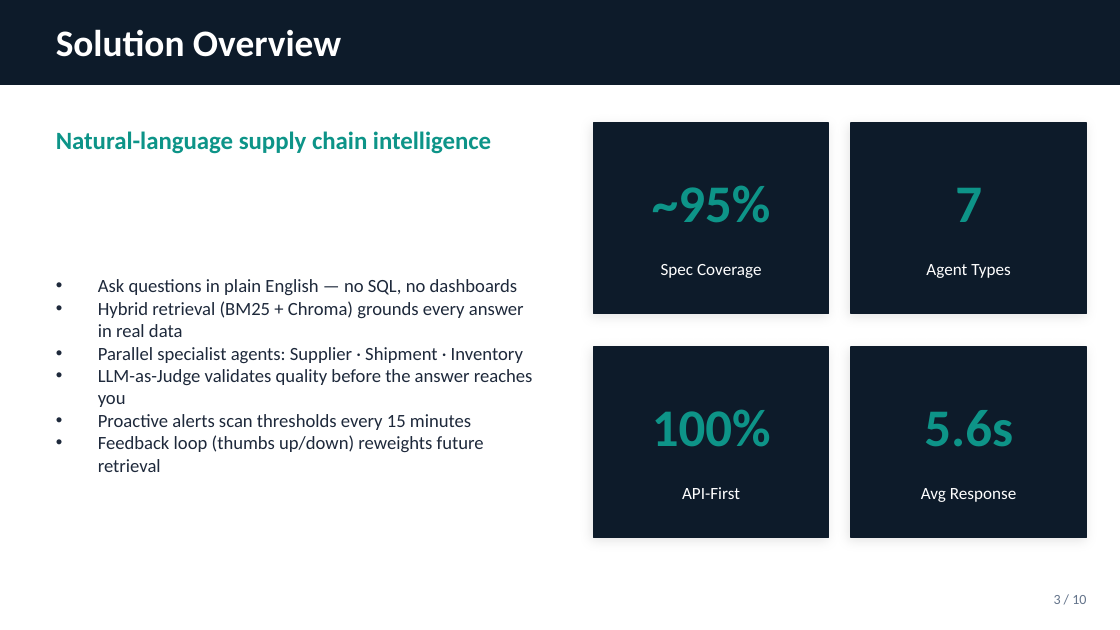
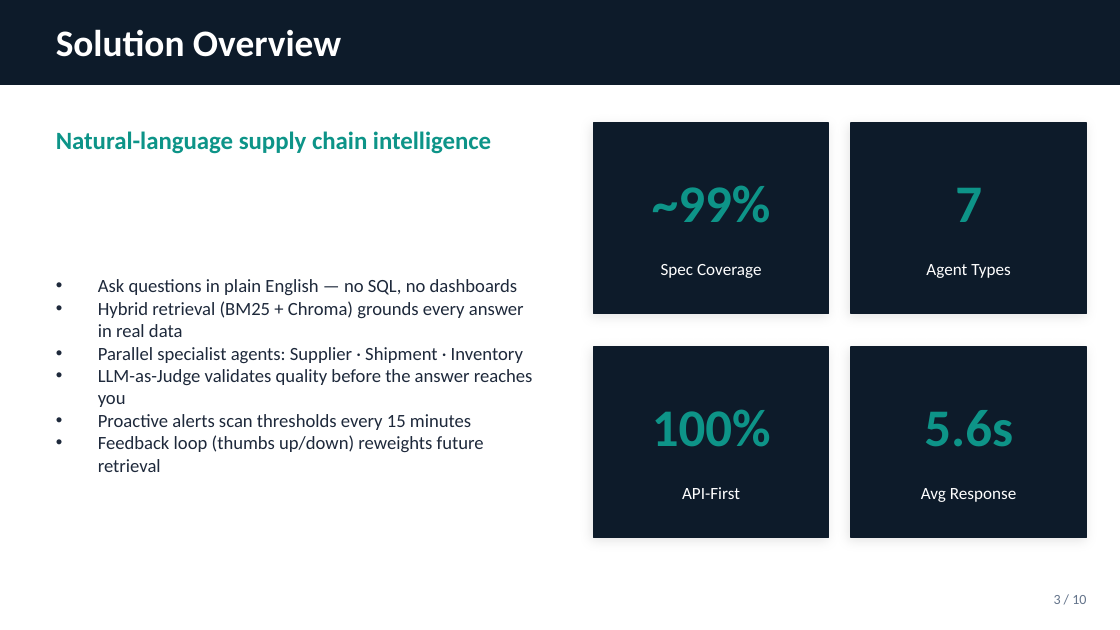
Before and after one commit to sairam24584/supply-chain-risk-ai, a slide deck: slide 3 of supply_chain_risk_ai_deck.pptx. Drawn at 1120x630 pixels with LibreOffice and Linux fonts; fonts in the diff are those of the drawing. Boxes give left, top, right and bottom in pixels: in the first picture for what was removed or moved away, otherwise in the second. Text is boxed around its words. In the diff, an @@ line names an element or a change of style, - is before the commit and + after.

```diff
--- a/supply_chain_risk_ai_deck.pptx
+++ b/supply_chain_risk_ai_deck.pptx
@@ text at (652,185,770,223): text changed @@
-~95%
+~99%
```
Also in this commit, not shown: 1 other slide changed, 4 other files.
